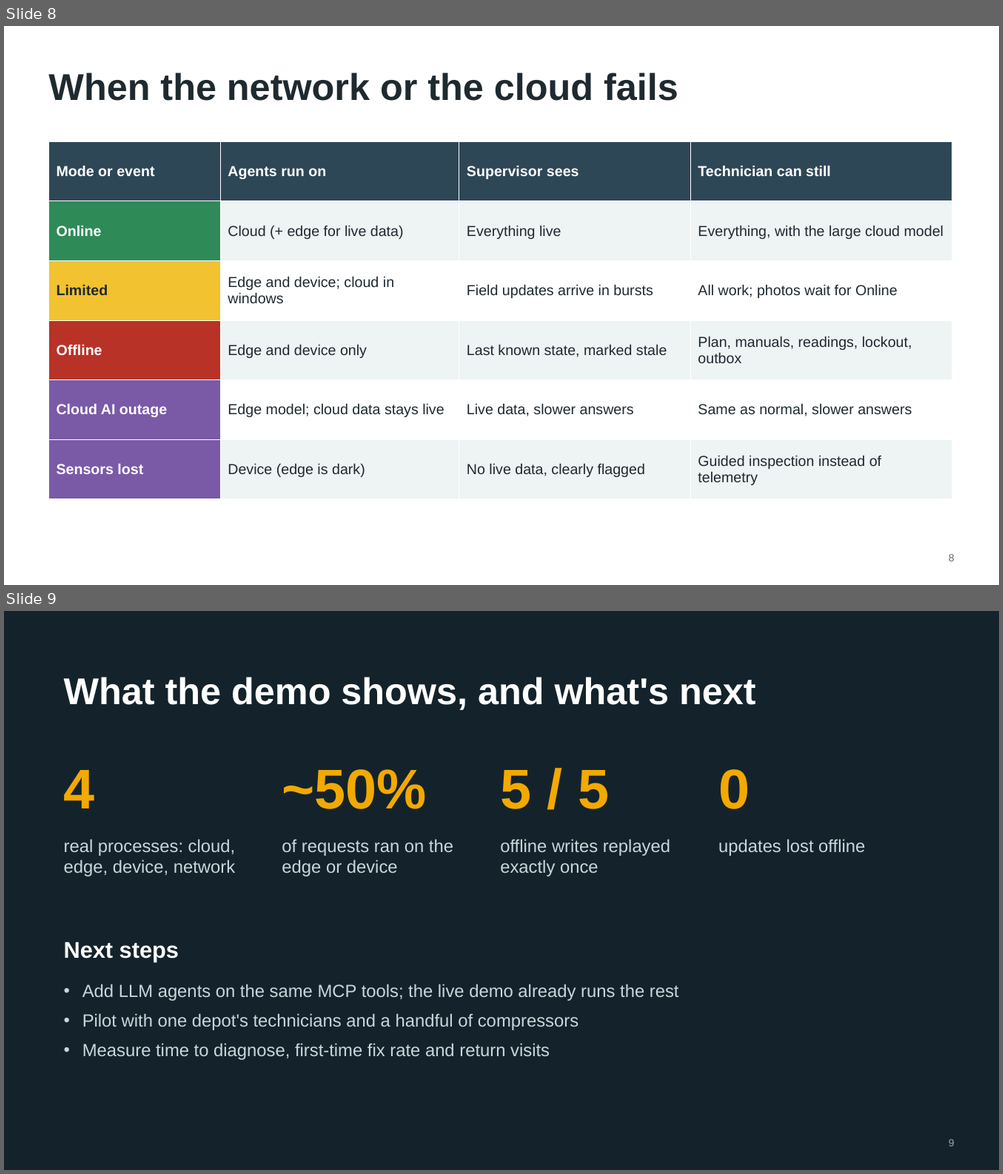
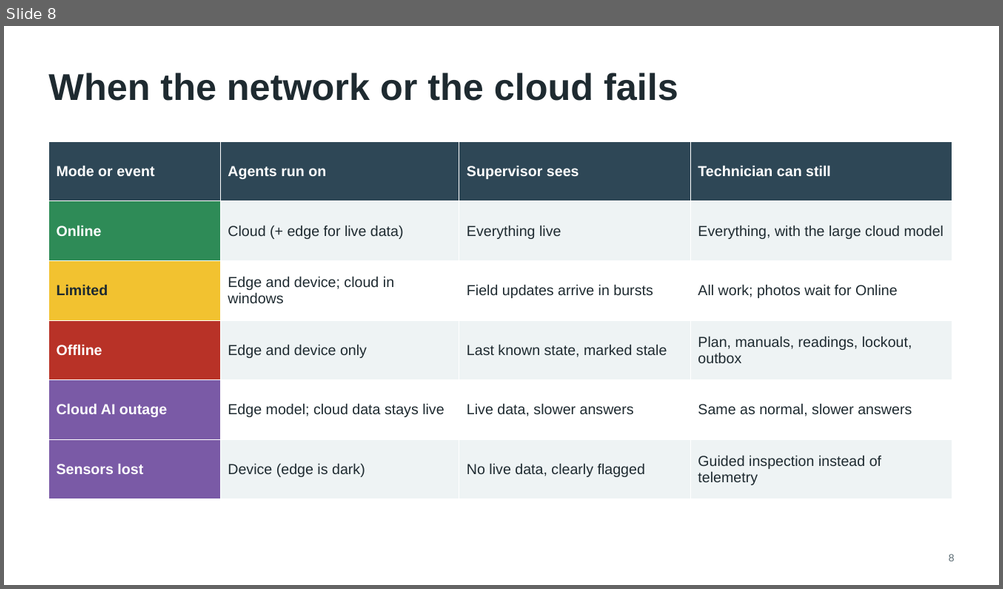
Before and after one commit to chandra50/hybrid-ai-service, a slide deck: docs/hybrid-ai-brief.pptx. Shown one above the other, each under a label of ours: slides 8 and 9 before the commit, slide 8 after it. The pictures are 1003x1174 and 1003x589 pixels, drawn with LibreOffice and Linux fonts; fonts in the diff are those of the drawing. Boxes give left, top, right and bottom in pixels: in the first picture for what was removed or moved away, otherwise in the second. Text is boxed around its words. In the diff, an @@ line names an element or a change of style, - is before the commit and + after.

```diff
--- a/docs/hybrid-ai-brief.pptx
+++ b/docs/hybrid-ai-brief.pptx
@@ slide 9 removed at bbox=[4, 611, 999, 1170], background #14232B @@
@@ title removed at bbox=[64, 677, 756, 710] @@
-What the demo shows, and what's next
@@ text removed at bbox=[64, 770, 95, 809] @@
-4
@@ text removed at bbox=[282, 769, 426, 809] @@
-~50%
@@ text removed at bbox=[500, 770, 609, 809] @@
-5 / 5
@@ text removed at bbox=[718, 769, 749, 809] @@
-0
@@ text removed at bbox=[64, 839, 236, 877] @@
-real processes: cloud, edge, device, network
@@ text removed at bbox=[282, 839, 453, 877] @@
-of requests ran on the edge or device
@@ text removed at bbox=[500, 839, 670, 877] @@
-offline writes replayed exactly once
@@ text removed at bbox=[718, 839, 865, 856] @@
-updates lost offline
@@ text removed at bbox=[64, 942, 179, 962] @@
-Next steps
@@ text removed at bbox=[82, 984, 679, 1060] @@
-• Add LLM agents on the same MCP tools; the live demo already runs the rest
-• Pilot with one depot's technicians and a handful of compressors
-• Measure time to diagnose, first-time fix rate and return visits
@@ text removed at bbox=[948, 1139, 954, 1147] @@
-9
```
Also in this commit, not shown: 1 slide changed, 5 other files.
